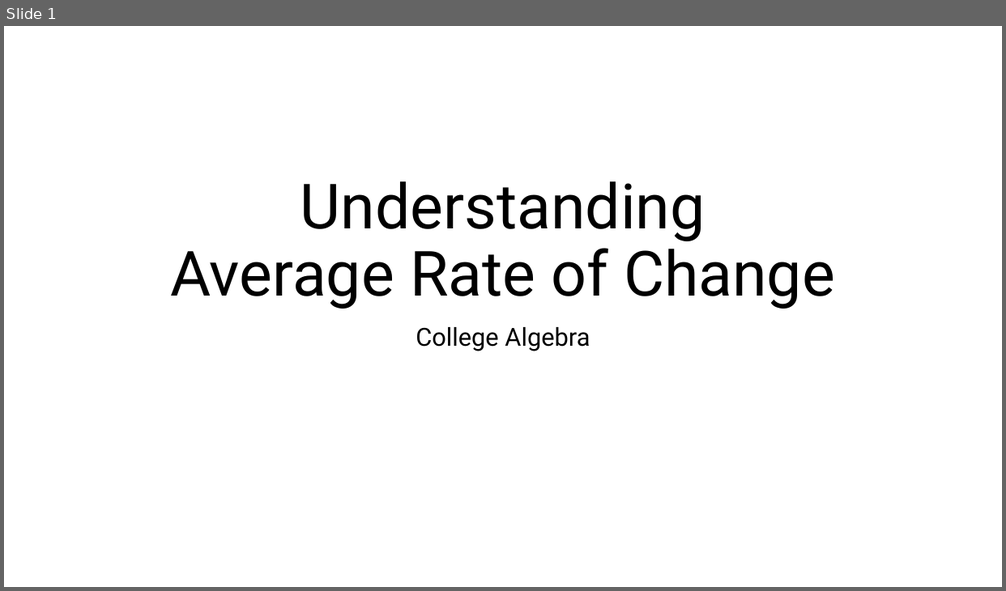
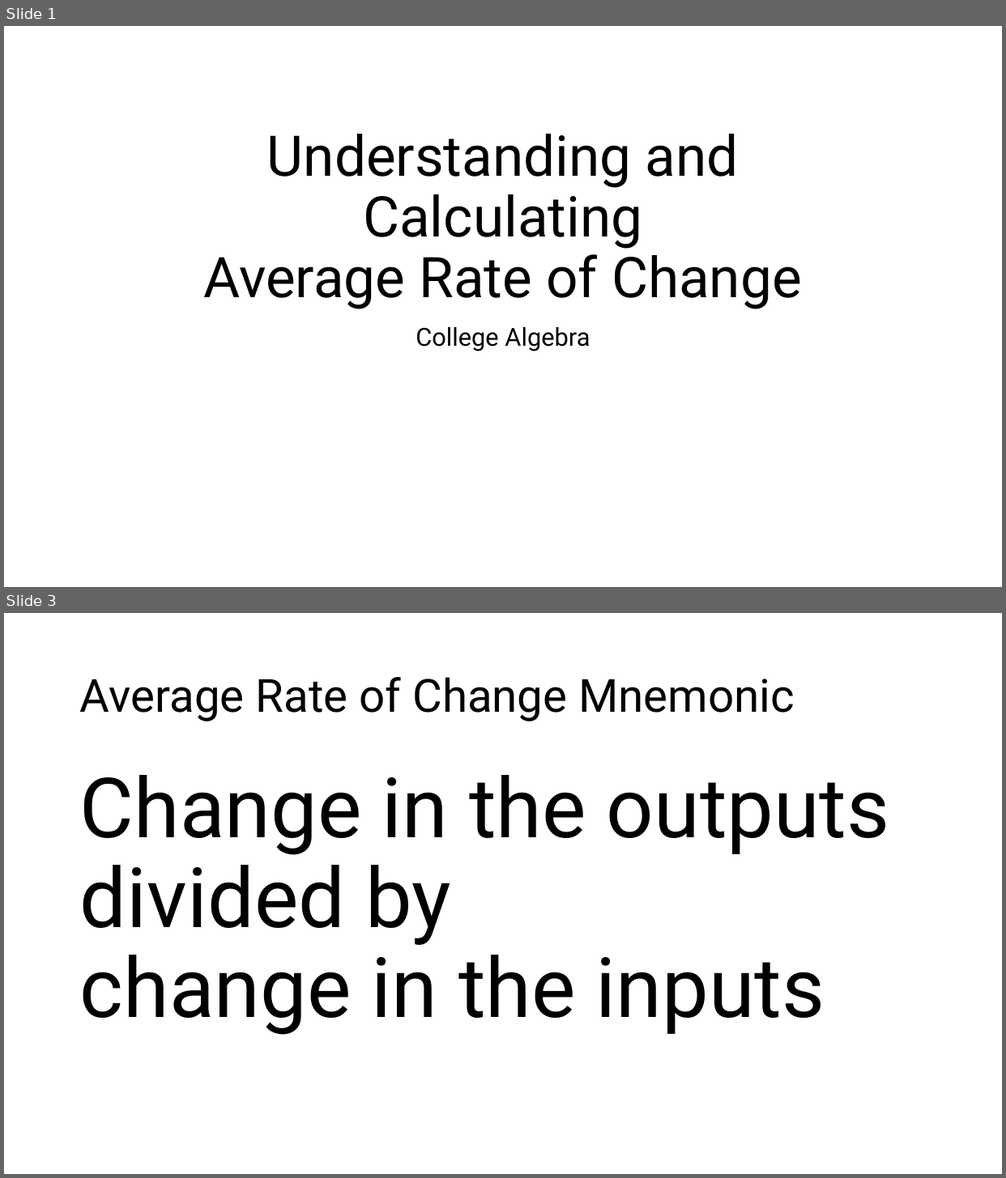
Before and after one commit to Prof-Sears/prof-sears.github.io, a slide deck: video_files/Understanding Average Rate of Change/Understanding Rates of Change.pptx. Shown one above the other, each under a label of ours: slide 1 before the commit, slides 1 and 3 after it; the slides between them are not shown. The pictures are 1006x591 and 1006x1178 pixels, drawn with LibreOffice and Linux fonts; fonts in the diff are those of the drawing. Boxes give left, top, right and bottom in pixels: in the first picture for what was removed or moved away, otherwise in the second. Text is boxed around its words. In the diff, an @@ line names an element or a change of style, - is before the commit and + after.

```diff
--- a/video_files/Understanding Average Rate of Change/Understanding Rates of Change.pptx
+++ b/video_files/Understanding Average Rate of Change/Understanding Rates of Change.pptx
@@ slide 3 added at [4, 613, 1002, 1174], background #FFFFFF @@
@@ title added at [80, 677, 794, 722], 44 pt, text #000000 @@
+Average Rate of Change Mnemonic
@@ text added at [80, 775, 889, 1035], 80 pt, text #000000 @@
+Change in the outputs
+divided by
+change in the inputs
@@ slide 1 changed as well @@
@@ title at [204, 134, 802, 310]: text changed; size 60 to 54 pt @@
-Understanding
-Average Rate of Change
+Understanding and Calculating
+Average Rate of Change
```
Also in this commit, not shown: 1 other slide changed, 5 other slides added, 18 other files.
